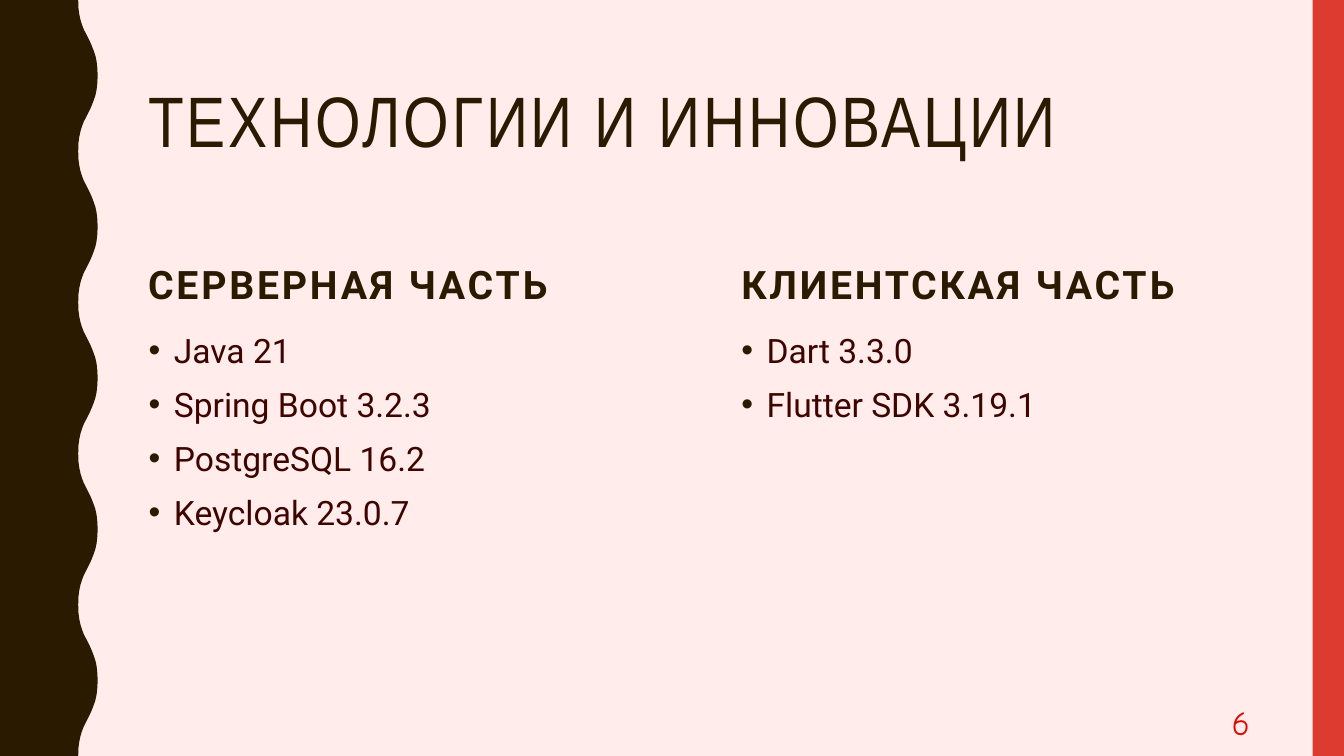
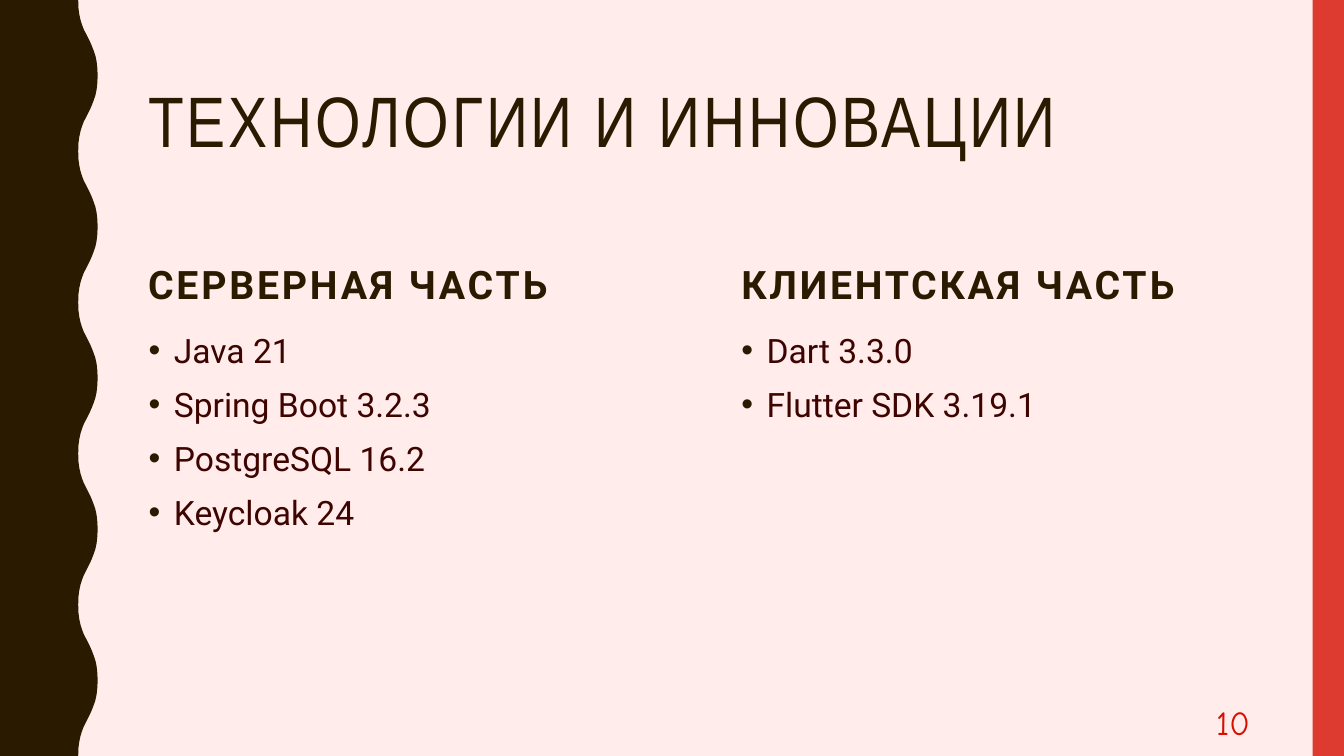
Before and after one commit to PavelPutin/restobook, a slide deck: slide 10 of presentation (product)/Restobook.pptx (slide 6 before the commit). Drawn at 1344x756 pixels with LibreOffice and Linux fonts; fonts in the diff are those of the drawing. Boxes give left, top, right and bottom in pixels: in the first picture for what was removed or moved away, otherwise in the second. Text is boxed around its words. In the diff, an @@ line names an element or a change of style, - is before the commit and + after.

Commit message:
doc: make presentation

```diff
--- a/presentation (product)/Restobook.pptx
+++ b/presentation (product)/Restobook.pptx
@@ text at <box>174,499,354,532</box>: text changed @@
-• Keycloak 23.0.7
+• Keycloak 24
@@ page number at <box>1216,712,1250,735</box>: text changed @@
-6
+10
```
Also in this commit, not shown: 2 slides added, 2 slides removed, 5 other files.
